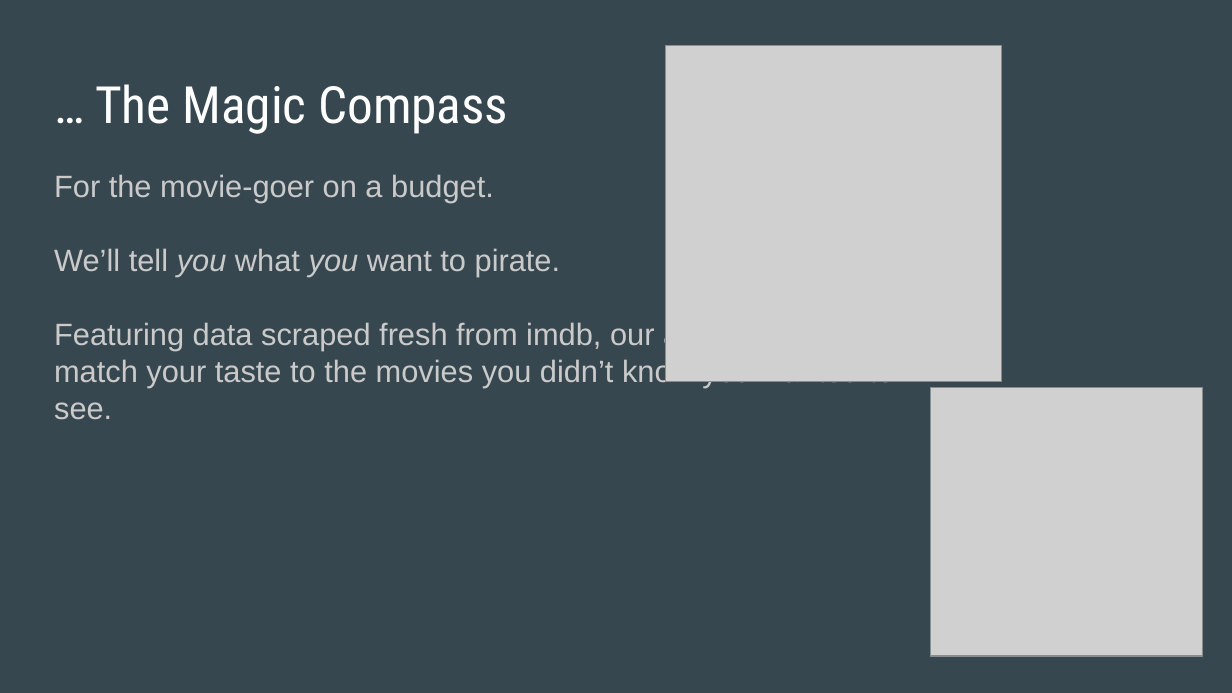
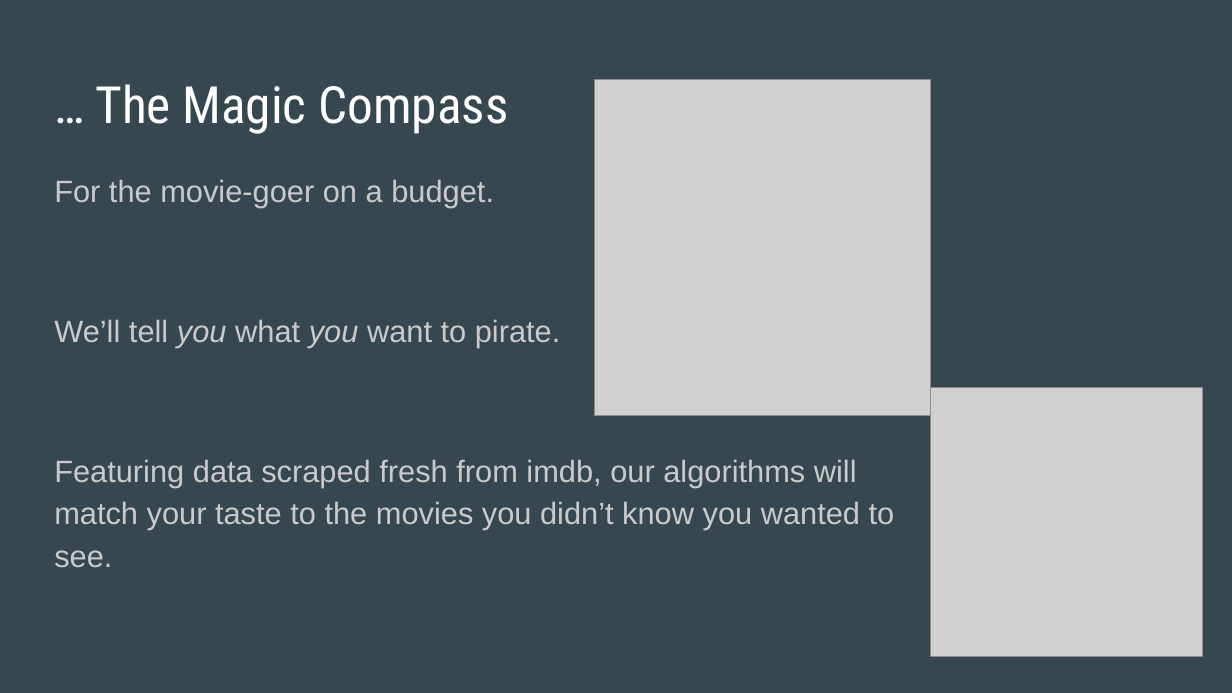
Before and after one commit to MoonWatcher582/alison_is_not_creative, a slide deck: slide 5 of TheMagicCompass.pptx. Drawn at 1232x693 pixels with LibreOffice and Linux fonts; fonts in the diff are those of the drawing; grey boxes stand for pictures. Boxes give left, top, right and bottom in pixels: in the first picture for what was removed or moved away, otherwise in the second. Text is boxed around its words. In the diff, an @@ line names an element or a change of style, - is before the commit and + after.

```diff
--- a/TheMagicCompass.pptx
+++ b/TheMagicCompass.pptx
@@ picture: place and size @@
-picture at box(665, 46, 1002, 382)
+picture at box(594, 80, 930, 416)
@@ text "For the movie-goer on a ..." at box(54, 179, 895, 567): line spacing 1 to 1.15; more space between paragraphs @@
```
Also in this commit, not shown: 3 other slides changed.
